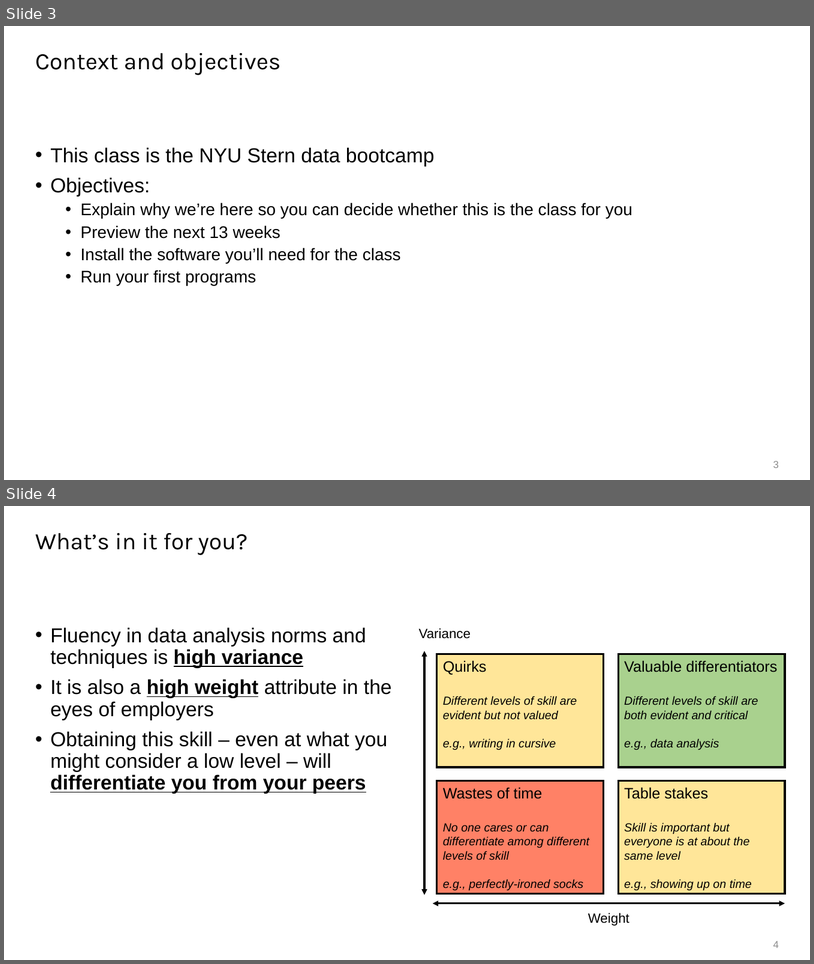
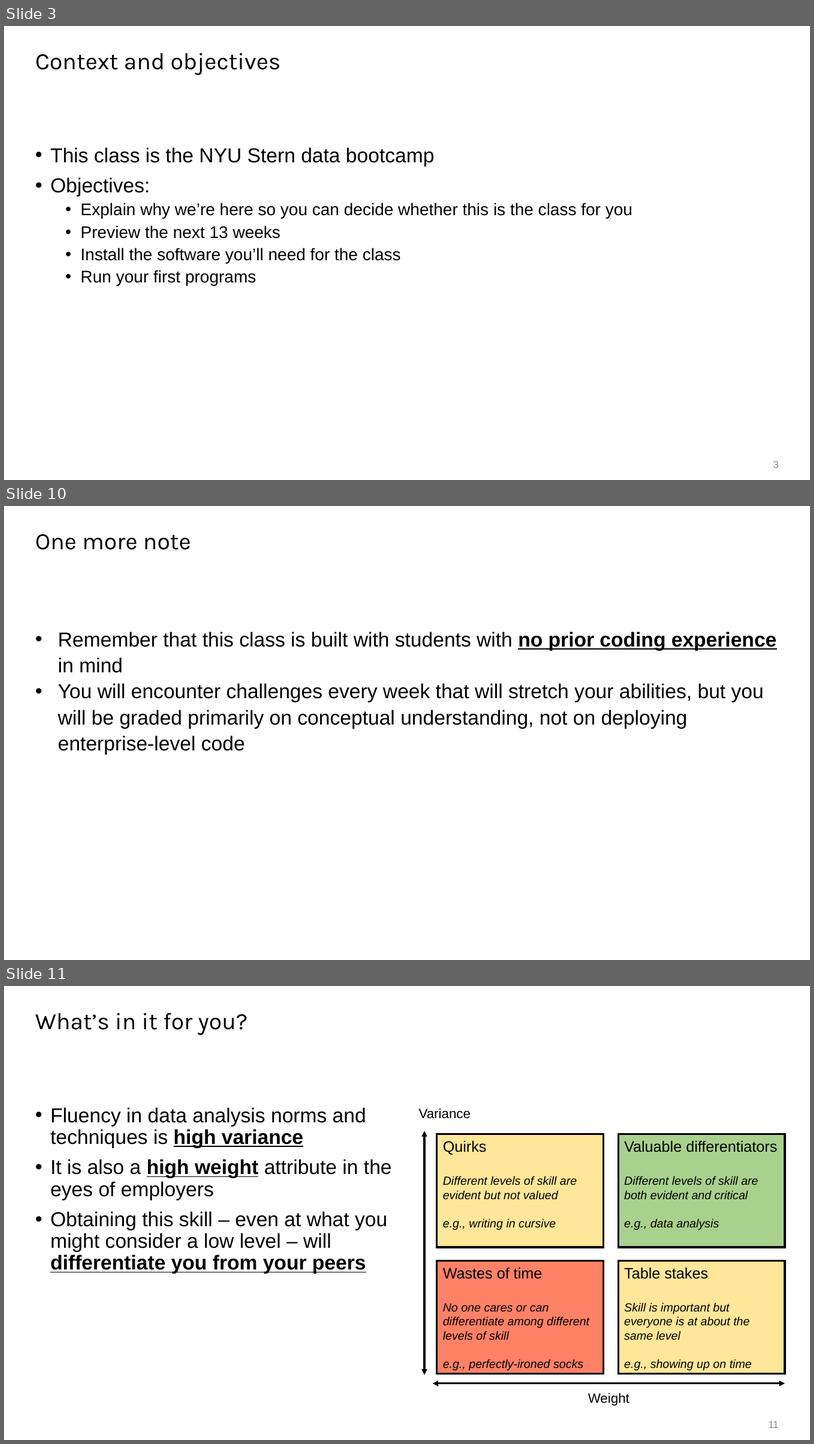
Before and after one commit to tobypenk/data-bootcamp, a slide deck: week 1/Session 1.pptx. Shown one above the other, each under a label of ours: slides 3 and 4 before the commit, slides 3, 10 and 11 after it; the slides between them are not shown. The pictures are 814x964 and 814x1444 pixels, drawn with LibreOffice and Linux fonts; fonts in the diff are those of the drawing. Boxes give left, top, right and bottom in pixels: in the first picture for what was removed or moved away, otherwise in the second. Text is boxed around its words. In the diff, an @@ line names an element or a change of style, - is before the commit and + after.

```diff
--- a/week 1/Session 1.pptx
+++ b/week 1/Session 1.pptx
@@ slide 10 added at box(4, 506, 810, 960), background #FFFFFF @@
@@ title added at box(35, 534, 191, 550), 28 pt, text #000000 @@
+One more note
@@ text added at box(58, 631, 777, 754), 24 pt, text #000000 @@
+• Remember that this class is built with students with no prior coding experience in mind
+• You will encounter challenges every week that will stretch your abilities, but you will be graded primarily on conceptual understanding, not on deploying enterprise-level code
@@ what was slide 4 is now slide 11 @@
@@ page number at box(768, 1420, 779, 1428): text changed @@
-4
+11
```
Also in this commit, not shown: 1 slide changed, 9 other slides added.
